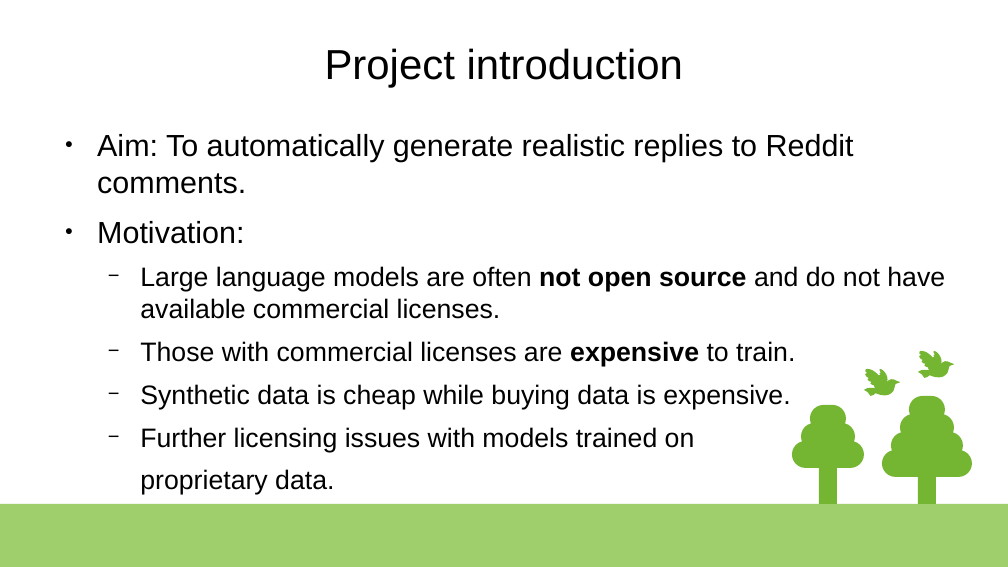
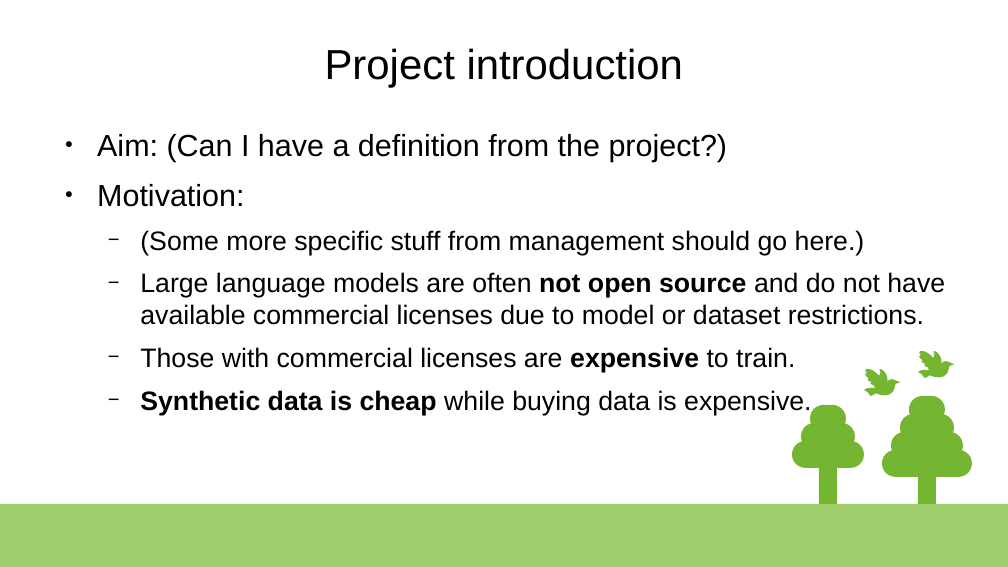
Before and after one commit to Charlie-Bell/final-project-spiced, a slide deck: slide 2 of presentation.odp. Drawn at 1008x567 pixels with LibreOffice and Linux fonts; fonts in the diff are those of the drawing. Boxes give left, top, right and bottom in pixels: in the first picture for what was removed or moved away, otherwise in the second. Text is boxed around its words. In the diff, an @@ line names an element or a change of style, - is before the commit and + after.

```diff
--- a/presentation.odp
+++ b/presentation.odp
@@ text at <box>97,134,728,162</box>: text changed @@
-● Aim: To automatically generate realistic replies to Reddit comments.
+● Aim: (Can I have a definition from the project?)
@@ text at <box>140,230,945,325</box>: text changed @@
-  − Large language models are often not open source and do not have available commercial licenses.
+  − (Some more specific stuff from management should go here.)
+  − Large language models are often not open source and do not have available commercial licenses due to model or dataset restrictions.
@@ text at <box>140,390,811,415</box>: bold on in "Synthetic data is cheap" @@
@@ text at <box>140,427,695,495</box>: paragraphs removed @@
-  − Further licensing issues with models trained on
-  proprietary data.
```
Also in this commit, not shown: 3 other slides changed, 3 slides added, 6 other files.
